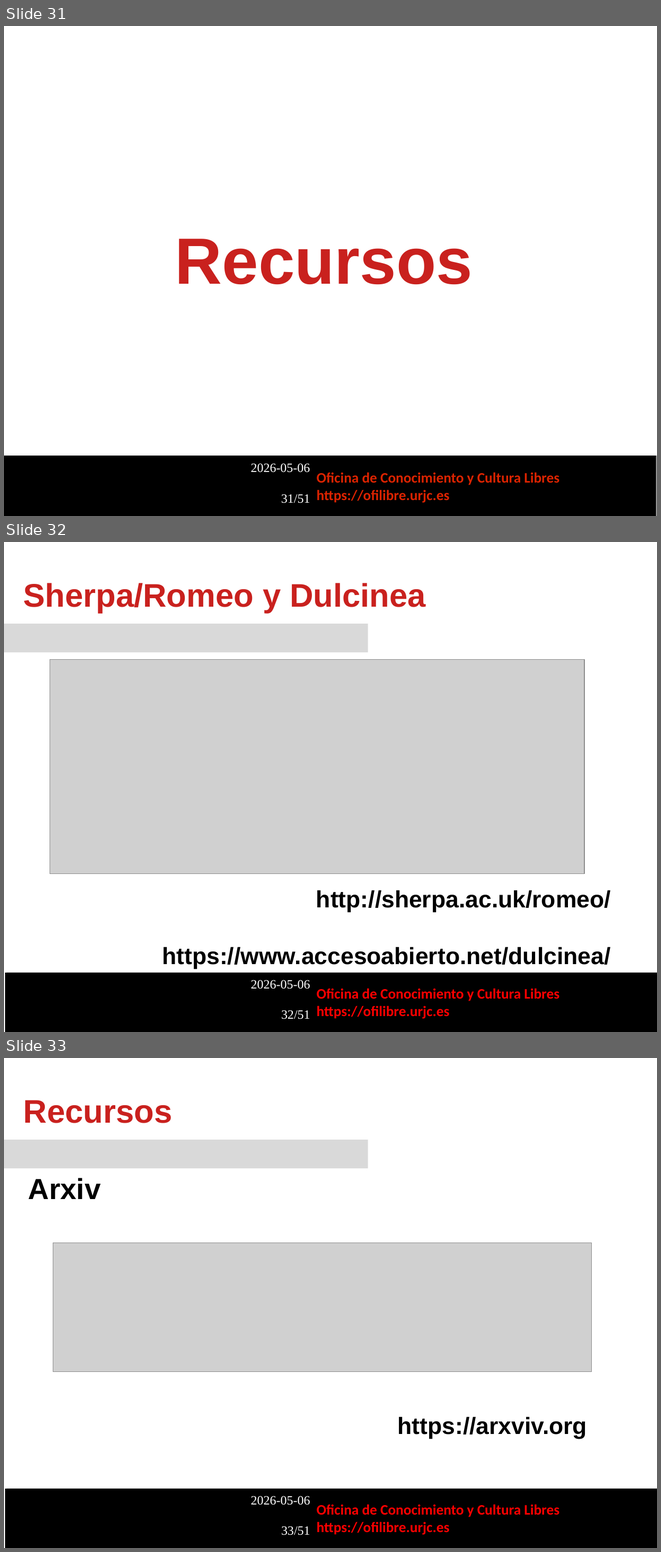
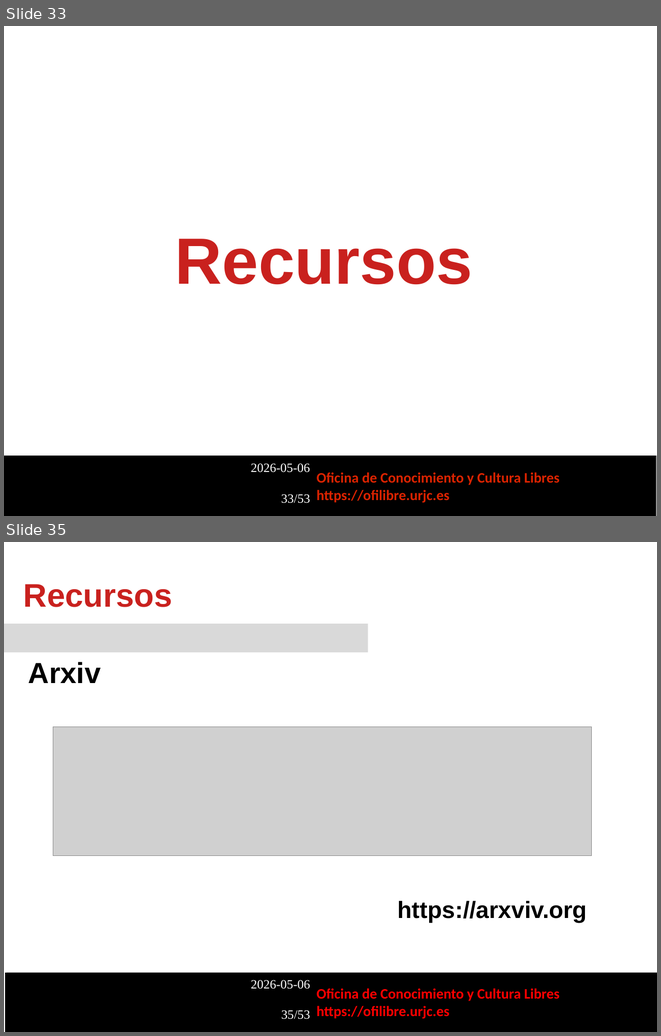
Before and after one commit to roberto-red/ofilibre, a slide deck: local/transpas/curso-ciencia-abierta-cultura-libre/Publicacion_Abierta.odp. Shown one above the other, each under a label of ours: slides 31, 32 and 33 before the commit, slides 33 and 35 after it; the slides between them are not shown. The pictures are 661x1552 and 661x1036 pixels, drawn with LibreOffice and Linux fonts; fonts in the diff are those of the drawing; grey boxes stand for pictures; background and template pictures are left out. Boxes give left, top, right and bottom in pixels: in the first picture for what was removed or moved away, otherwise in the second. Text is boxed around its words. In the diff, an @@ line names an element or a change of style, - is before the commit and + after.

```diff
--- a/local/transpas/curso-ciencia-abierta-cultura-libre/Publicacion_Abierta.odp
+++ b/local/transpas/curso-ciencia-abierta-cultura-libre/Publicacion_Abierta.odp
@@ slide 32 removed at bbox=[4, 542, 657, 1032], background #FFFFFF; not listed: 4 template elements that a slide beside it also shows @@
@@ text removed at bbox=[24, 583, 426, 612] @@
-Sherpa/Romeo y Dulcinea
@@ picture removed at bbox=[50, 660, 584, 874] @@
@@ text removed at bbox=[162, 890, 611, 969] @@
-http://sherpa.ac.uk/romeo/
-https://www.accesoabierto.net/dulcinea/
@@ what was slide 31 is now slide 33 @@
@@ text at bbox=[281, 494, 310, 503]: text changed @@
-31/51
+33/53
@@ what was slide 33 is now slide 35 @@
@@ text at bbox=[281, 1010, 310, 1019]: text changed @@
-33/51
+35/53
```
Also in this commit, not shown: 1 slide changed, 3 slides added, 1 other file.
